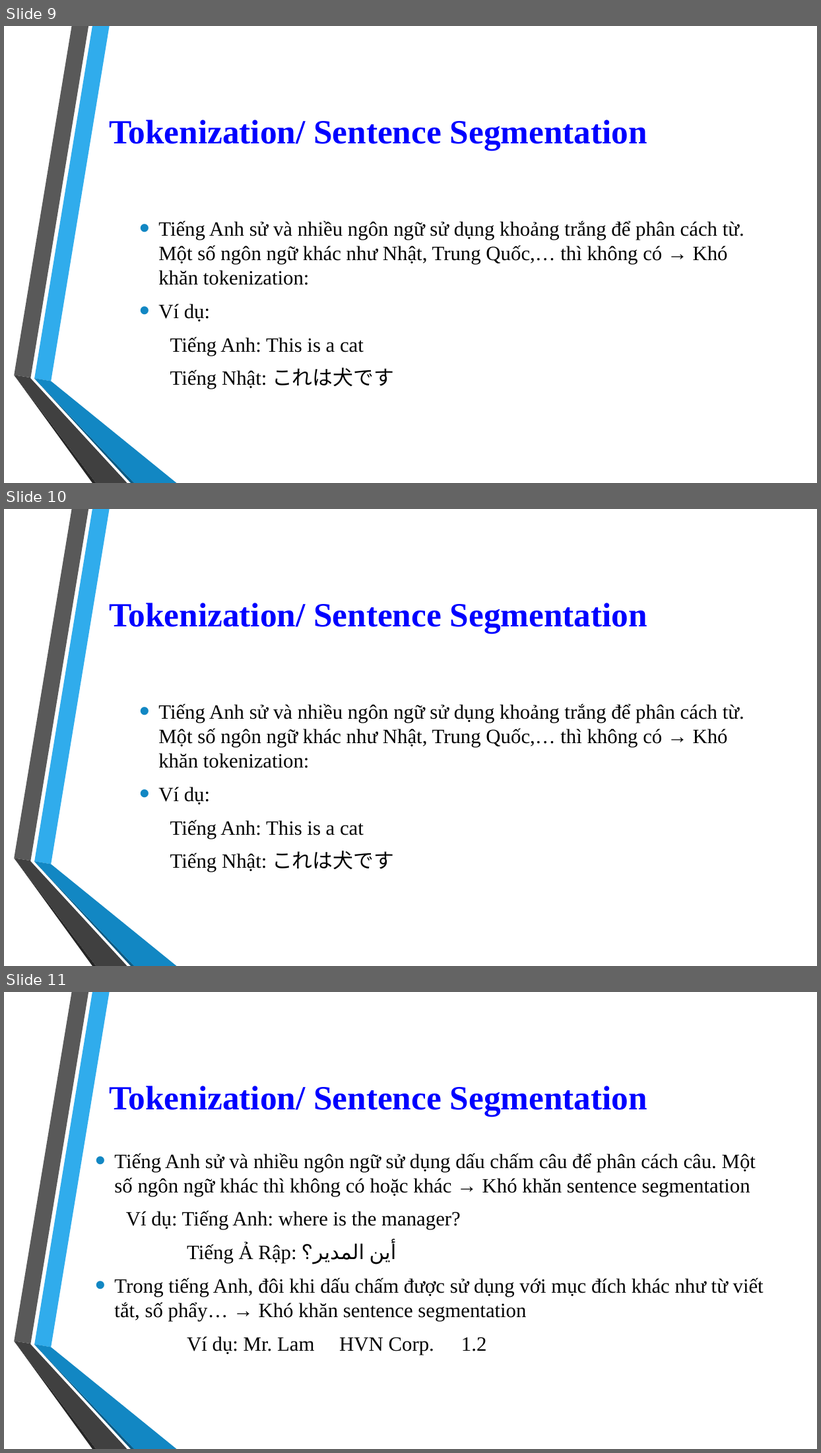
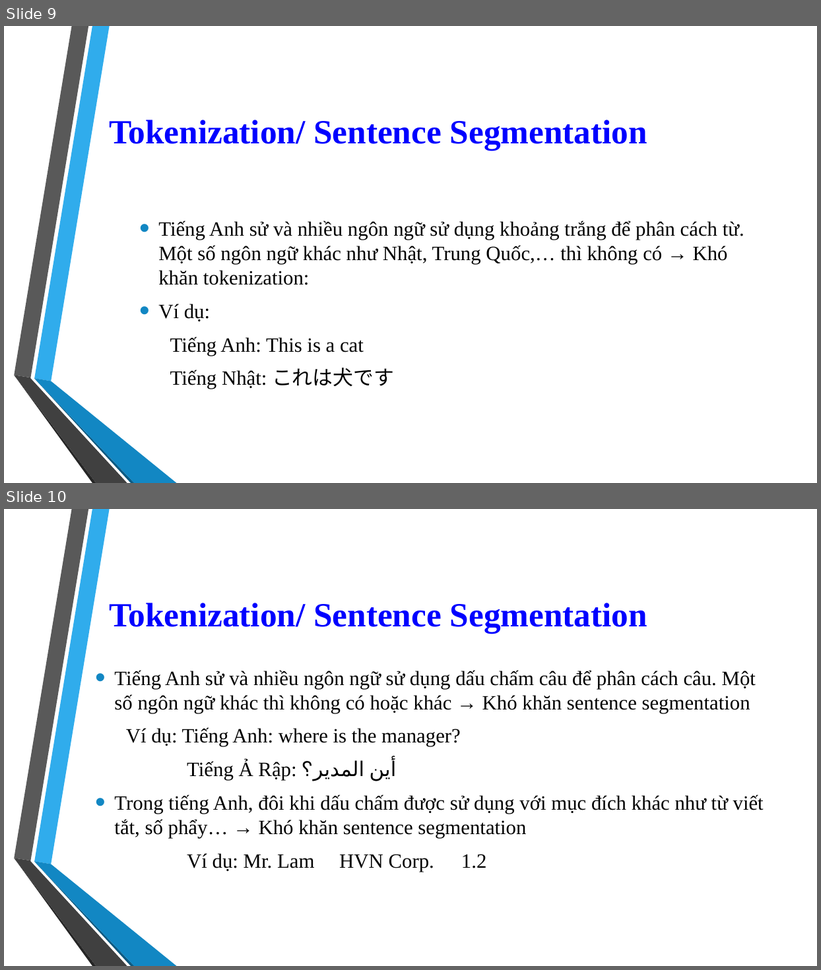
Before and after one commit to 1412520/TextMining, a slide deck: Seminar/Stanford_CoreNLP.pptx. Shown one above the other, each under a label of ours: slides 9, 10 and 11 before the commit, slides 9 and 10 after it. The pictures are 821x1453 and 821x970 pixels, drawn with LibreOffice and Linux fonts; fonts in the diff are those of the drawing; background and template pictures are left out. Boxes give left, top, right and bottom in pixels: in the first picture for what was removed or moved away, otherwise in the second. Text is boxed around its words. In the diff, an @@ line names an element or a change of style, - is before the commit and + after.

```diff
--- a/Seminar/Stanford_CoreNLP.pptx
+++ b/Seminar/Stanford_CoreNLP.pptx
@@ slide 10 removed at <box>4,509,817,966</box>, background picture (left out); not listed: 6 template elements that a slide beside it also shows @@
@@ title removed at <box>109,603,648,634</box> @@
-Tokenization/ Sentence Segmentation
@@ text removed at <box>158,704,745,872</box> @@
-  • Tiếng Anh sử và nhiều ngôn ngữ sử dụng khoảng trắng để phân cách từ. Một số ngôn ngữ khác như Nhật, Trung Quốc,… thì không có → Khó khăn tokenization:
-  • Ví dụ:
-Tiếng Anh: This is a cat
-Tiếng Nhật: これは犬です
@@ what was slide 11 is now slide 10 @@
```
Also in this commit, not shown: 2 slides changed, 2 slides added.
